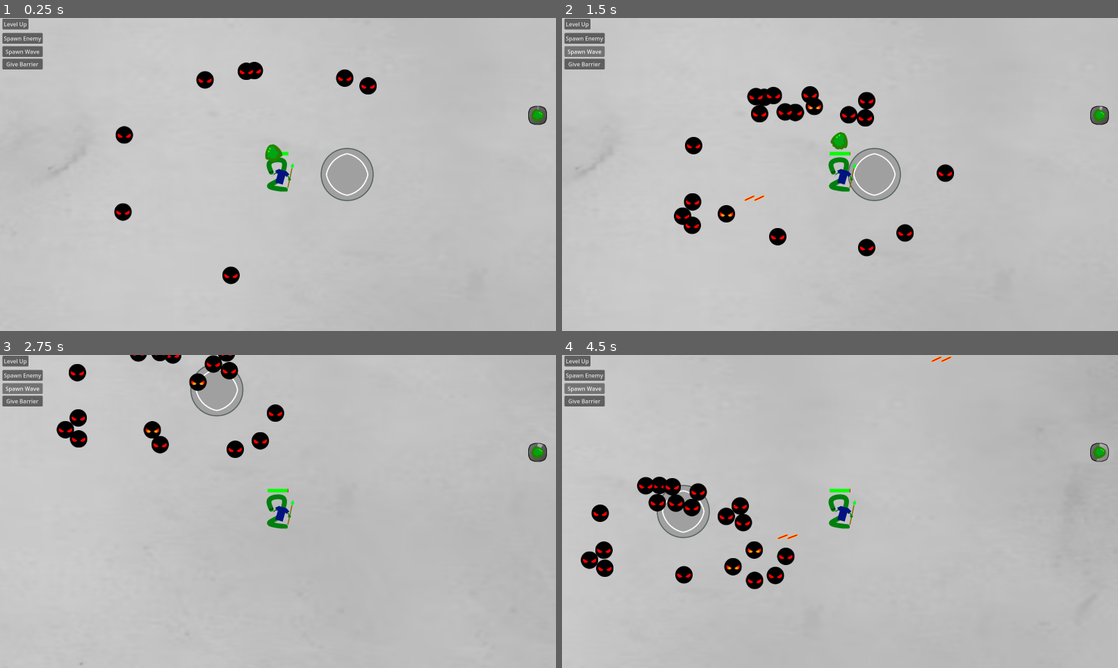
Above: before the commit, frames 1-4 (two rows, left to right).
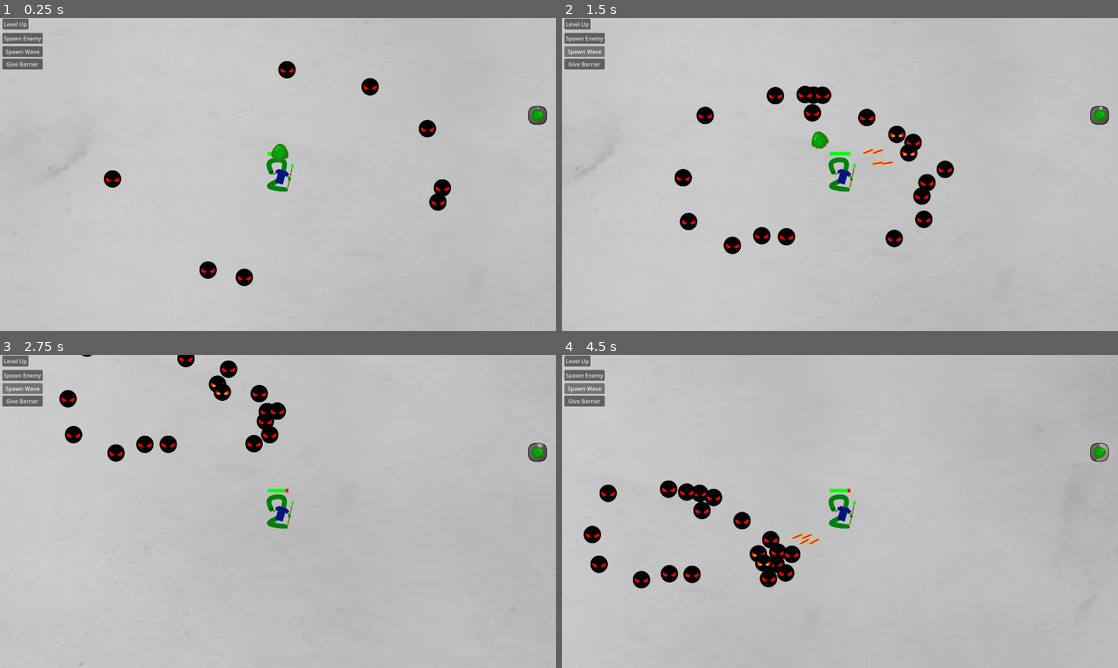
Above: after the commit, the same moments.

Repository: il-Gallone/arcade-rpg
Game: Godot game, scene res://Scenes/test_scene.tscn
Same seed, same stepped clock (60 frames per second), same inputs: the game is played once before the commit and once after it.
Inputs:
- Up to frame 1 (0.25 s): no input
- Up to frame 2 (1.5 s): click "Spawn Wave" at 0.5 s; hold D (right) from 1.28 s (still down)
- Up to frame 3 (2.75 s): release D (right) at 2.03 s; hold S (down) from 2.03 s (still down)
- Up to frame 4 (4.5 s): release S (down) at 2.78 s; hold D (right) 2.78-3.53 s; hold W (up) 3.53-4.28 s; hold A (left) from 4.28 s (still down)

The runs differ from the first frame. In frame 1, 3.4% of the frame differs, in the area x 18-82%, y 13-86%; in frame 2, 5.6%, in the area x 20-71%, y 21-77%; in frame 3, 3.7%; in frame 4, 4.6%.

Commit message:
Minor Code Cleanup

Diff:
--- a/Scenes/test_scene.tscn
+++ b/Scenes/test_scene.tscn
@@ -19,20 +19,9 @@
 [ext_resource type="Texture2D" uid="uid://ba4gn6mxib3lk" path="res://Sprites/UI/HUD/Reptilian Gaze_Debug.png" id="14_soh27"]
 [ext_resource type="Texture2D" uid="uid://c2c843oetthbx" path="res://Sprites/UI/HUD/Timer Mask.png" id="15_733rx"]
 [ext_resource type="PackedScene" uid="uid://mmy61co7chur" path="res://Scenes/Prefabs/debug_rangie.tscn" id="18_6bfml"]
-[ext_resource type="Script" uid="uid://d0cyp6bvxunoe" path="res://Scripts/Events/EventPadBase.gd" id="20_733rx"]
-[ext_resource type="Shader" uid="uid://dxqhuhmhj2j26" path="res://Scripts/Shaders/eventPad.gdshader" id="21_733rx"]
-[ext_resource type="Texture2D" uid="uid://cq5m46td3c00f" path="res://Sprites/Events/EventPad.png" id="22_ajhoy"]
 
 [sub_resource type="RectangleShape2D" id="RectangleShape2D_hb2xm"]
 size = Vector2(66, 98)
-
-[sub_resource type="CircleShape2D" id="CircleShape2D_68bto"]
-radius = 54.037025
-
-[sub_resource type="ShaderMaterial" id="ShaderMaterial_kmsc6"]
-shader = ExtResource("21_733rx")
-shader_parameter/line_color = Color(0, 1, 1, 0.5058824)
-shader_parameter/line_thickness = 0.0
 
 [node name="Node2D" type="Node2D"]
 
@@ -217,23 +206,7 @@
 Debug_Rangie = ExtResource("18_6bfml")
 Debug_Elite = ExtResource("6_x033f")
 
-[node name="EventPad" type="Area2D" parent="." node_paths=PackedStringArray("padSprite")]
-position = Vector2(200, 0)
-script = ExtResource("20_733rx")
-padSprite = NodePath("Sprite2D")
-metadata/_custom_type_script = "uid://d0cyp6bvxunoe"
-
-[node name="CollisionShape2D" type="CollisionShape2D" parent="EventPad"]
-shape = SubResource("CircleShape2D_68bto")
-
-[node name="Sprite2D" type="Sprite2D" parent="EventPad"]
-z_index = -1
-material = SubResource("ShaderMaterial_kmsc6")
-texture = ExtResource("22_ajhoy")
-
 [connection signal="pressed" from="CanvasLayer/Control/Debug_Level" to="Player" method="level_up"]
 [connection signal="pressed" from="CanvasLayer/Control/Debug_Wave" to="EnemyManager" method="wave_spawn"]
 [connection signal="pressed" from="CanvasLayer/Control/Debug_Enemy" to="EnemyManager" method="debug_spawn"]
 [connection signal="pressed" from="CanvasLayer/Control/Debug_Barrier" to="Player" method="debug_barrier"]
-[connection signal="body_entered" from="EventPad" to="EventPad" method="_on_connected_object"]
-[connection signal="body_exited" from="EventPad" to="EventPad" method="_on_disconnected_object"]
--- a/Scripts/Enemies/EnemyManager.gd
+++ b/Scripts/Enemies/EnemyManager.gd
@@ -1,3 +1,4 @@
+class_name EnemyManager
 extends Node
 
 @export var Debug_Baddie: Resource
@@ -7,23 +8,19 @@
 
 
 var waveTimer = 0.0
-var wave = 0
 
-func _ready() -> void:
-	waveTimer = 8.0
 
 
 func _process(delta: float) -> void:
 	waveTimer += delta
-	if waveTimer >= 10.0 + wave*5.0 || GameManager.Enemies.size() == 0:
+	if waveTimer >= 10.0 + GameManager.enemyWave*5.0 || GameManager.Enemies.size() == 0:
 		wave_spawn()
 
 
 func wave_spawn() -> void:
-	wave += 1
-	EventManager.currentWave = wave
+	GameManager.enemyWave += 1
 	waveTimer = 0.0
-	var numEnemies = 8 + (wave-1)*4 * GameManager.Players.size()
+	var numEnemies = 8 + (GameManager.enemyWave-1)*4 * GameManager.Players.size()
 	for i in range(numEnemies):
 		if GameManager.Enemies.size() >= GameManager.maxEnemies:
 			var furthestEnemy = 0
@@ -52,10 +49,10 @@
 					spawn()
 
 
-func wave_buff(enemy: EnemyBase) -> void:
-	enemy.maxHP *= pow(1.2, wave-1)
-	enemy.HP  *= pow(1.2, wave-1)
-	enemy.buffStats.waveMult = pow(1.2, wave-1)
+static func wave_buff(enemy: EnemyBase) -> void:
+	enemy.maxHP *= pow(1.2, GameManager.enemyWave-1)
+	enemy.HP  *= pow(1.2, GameManager.enemyWave--1)
+	enemy.buffStats.waveMult = pow(1.2, GameManager.enemyWave--1)
 
 func debug_spawn() -> void:
 	var type = randf_range(0, 20)
@@ -89,7 +86,7 @@
 	wave_buff(new_enemy)
 	get_tree().root.add_child(new_enemy)
 
-func generate_enemy_position() -> Vector2:
+static func generate_enemy_position() -> Vector2:
 	var minX = null
 	var maxX = null
 	var minY = null
--- a/Scripts/Events/EventBase.gd
+++ b/Scripts/Events/EventBase.gd
@@ -17,12 +17,12 @@
 var eventStarted = false
 var padSpawned = false
 var linkedPads = Array()
-var spawnLocation = Vector2.ZERO
+@export var spawnLocation: Vector2
 
 func _ready() -> void:
-	if minimumWave >= EventManager.currentWave && autoStart:
+	if minimumWave >= GameManager.enemyWave && autoStart:
 		start_event()
-	elif minimumWave >= EventManager.currentWave:
+	elif minimumWave >= GameManager.enemyWave:
 		spawn_event_pad()
 
 func _process(delta: float) -> void:
@@ -34,7 +34,7 @@
 		if numOfEnemies <= 0:
 			event_condition_enemies()
 	else:
-		if minimumWave >= EventManager.currentWave:
+		if minimumWave >= GameManager.enemyWave:
 			if autoStart:
 				start_event()
 			elif not padSpawned:
@@ -48,7 +48,14 @@
 					start_event()
 
 func start_event() -> void:
-	pass
+	EventManager.activeEvents.append(self)
+	if numOfEnemies > 0:
+		for i in range(numOfEnemies):
+			var new_enemy
+			new_enemy = eventEnemy.instantiate()
+			new_enemy.position = EnemyManager.generate_enemy_position()
+			EnemyManager.wave_buff(new_enemy)
+			get_tree().root.add_child(new_enemy)
 
 func spawn_event_pad() -> void:
 	padSpawned = true
--- a/Scripts/Events/EventManager.gd
+++ b/Scripts/Events/EventManager.gd
@@ -1,6 +1,5 @@
 extends Node
 
-var currentWave = 0
 var activeEvents = Array()
 
 
--- a/Scripts/Events/EventPadBase.gd
+++ b/Scripts/Events/EventPadBase.gd
@@ -24,15 +24,15 @@
 func _on_connected_object(object):
 	if prestigePad:
 		prestige_connection(object, true)
-	else:
+	elif object.is_class("PlayerController"):
 		padConnected = true
 
 func _on_disconnected_object(object):
 	if prestigePad:
 		prestige_connection(object, false)
-	else:
+	elif object.is_class("PlayerController"):
 		padConnected = false
 
-func prestige_connection(object: PhysicsBody2D, connecting: bool):
+func prestige_connection(object, connecting: bool):
 	if object == prestigePlayer:
 		padConnected = connecting
--- a/Scripts/GameManager.gd
+++ b/Scripts/GameManager.gd
@@ -4,6 +4,7 @@
 var Enemies = Array()
 
 var maxEnemies = 100
+var enemyWave = 0
 
 # Called every frame. 'delta' is the elapsed time since the previous frame.
 func _process(_delta: float) -> void:
Not shown: 1 places in Scenes/test_scene.tscn that only renumber resources
Binary file changed: Sprites/Attack Animations/NagaDemonProg_Debug.png
Binary file changed: Sprites/Enemies/Debug_Naga_Demon.png
